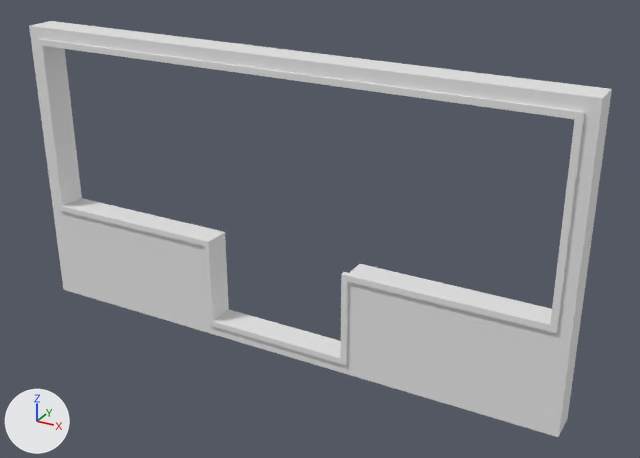
Two versions of the FBX model camera-game/Assets/Models/Levels/Stage1-1.fbx, one commit apart.
One viewpoint serves both versions: a 50 mm camera at (13.62, -21.71, 10.74) aimed at (1.21, 0.85, -0.54). The axes (+X, +Y, +Z) are drawn at lower left. The lights are the same throughout.

Objects in the first picture: 'Stage1-1', 'Stage1-1.001'.
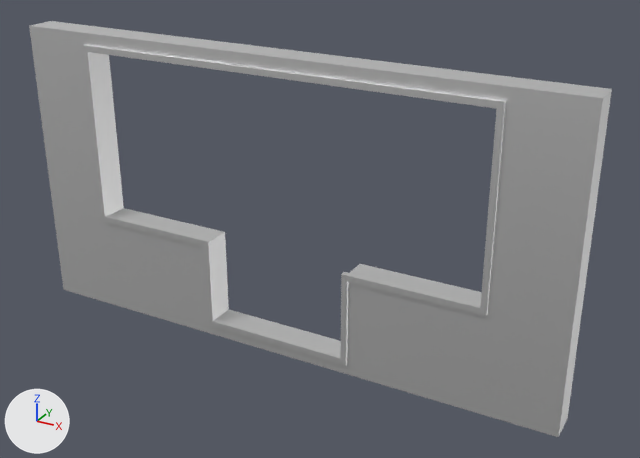
Location of each change, [x1, y1, x2, y2] in pixels of the pictures (640 x 458 px; the box of a moved part takes in the faces that stretch with it):
'Stage1-1', surface changed, reshaped: [29, 21, 612, 437] in both
'Stage1-1.001', surface changed, reshaped (23% narrower): before [37, 39, 585, 365]; after [82, 45, 506, 365]
part 1 of me_plane_009, moved or reshaped: before [37, 39, 585, 333]; after [82, 45, 506, 316]
part 2 of me_plane_004, moved or reshaped: before [53, 198, 224, 334]; after [53, 205, 224, 334]
part 3 of me_plane_004, moved or reshaped: [344, 264, 572, 437] in both
part 4 of me_plane_004, moved or reshaped: before [29, 21, 82, 206]; after [29, 21, 124, 216]
part 5 of me_plane_004, moved or reshaped: before [40, 22, 611, 331]; after [86, 28, 611, 331]

What the commit changed:
In material 'Material.007' (mat_material_007), metallic goes from 0.0 to 1.0.
me_plane_009 has 32 vertices, 32 faces and spans x -9.1..9.1, y -0.1..0.1, z -4.6..4.6.
me_plane_009 is used by ob_stage1_1_001; location (0.0, 0.0, 0.0).
Before the commit, vertices of me_plane_009: 0 (9.1, 0.1, 4.6), 3 (-9.1, 0.1, 4.6), 4 (9.1, 0.1, -1.6), 5 (-9.1, 0.1, -1.6), 8 (9.1, -0.1, 4.6) at pixel (583, 112).
Before the commit, vertices of me_plane_009: 11 (-9.1, -0.1, 4.6) at pixel (36, 39), 12 (9.1, -0.1, -1.6) at pixel (556, 333), 13 (-9.1, -0.1, -1.6) at pixel (58, 210), 16 (8.9, 0.1, 4.4), 19 (-8.9, 0.1, 4.4).
Before the commit, vertices of me_plane_009: 20 (8.9, 0.1, -1.4), 21 (-8.9, 0.1, -1.4) at pixel (66, 204), 24 (8.9, -0.1, 4.4) at pixel (574, 119), 27 (-8.9, -0.1, 4.4) at pixel (42, 45), 28 (8.9, -0.1, -1.4) at pixel (550, 324).
Before the commit, vertices of me_plane_009: 29 (-8.9, -0.1, -1.4) at pixel (62, 206).
Part 1, on me_plane_009:
Vertices 0, 4, 8, 12, 16, 20, 24, 28 of me_plane_009 move by (-2.0, 0.0, 0.0).
Vertices 3, 5, 11, 13, 19, 21, 27, 29 of me_plane_009 move by (2.0, 0.0, 0.0).
me_plane_004 has 52 vertices, 52 faces and spans x -9.5..9.5, y 0.0..1.0, z -5.0..5.0.
me_plane_004 is used by ob_stage1_1; location (0.0, 0.0, 0.0).
me_plane_004 part 2: all 6 vertices in x -9.0, y 0.0..1.0, z -5.0..-1.5 are scaled about their middle by (0.778, 1, 1).
me_plane_004 part 3: all 6 vertices in x 9.0, y 0.0..1.0, z -5.0..-1.5 are scaled about their middle by (0.778, 1, 1).
me_plane_004 part 4: all 4 vertices in x -9.0, y 0.0..1.0, z 4.5..5.0 are scaled about their middle by (0.778, 1, 1).
me_plane_004 part 5: all 4 vertices in x 9.0, y 0.0..1.0, z 4.5..5.0 are scaled about their middle by (0.778, 1, 1).
